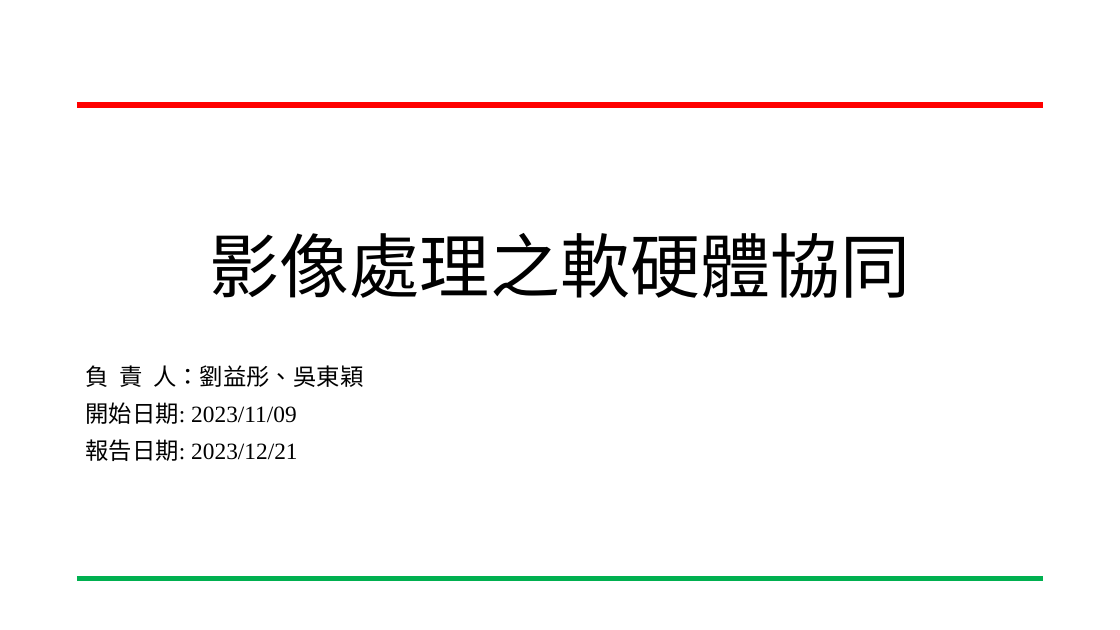
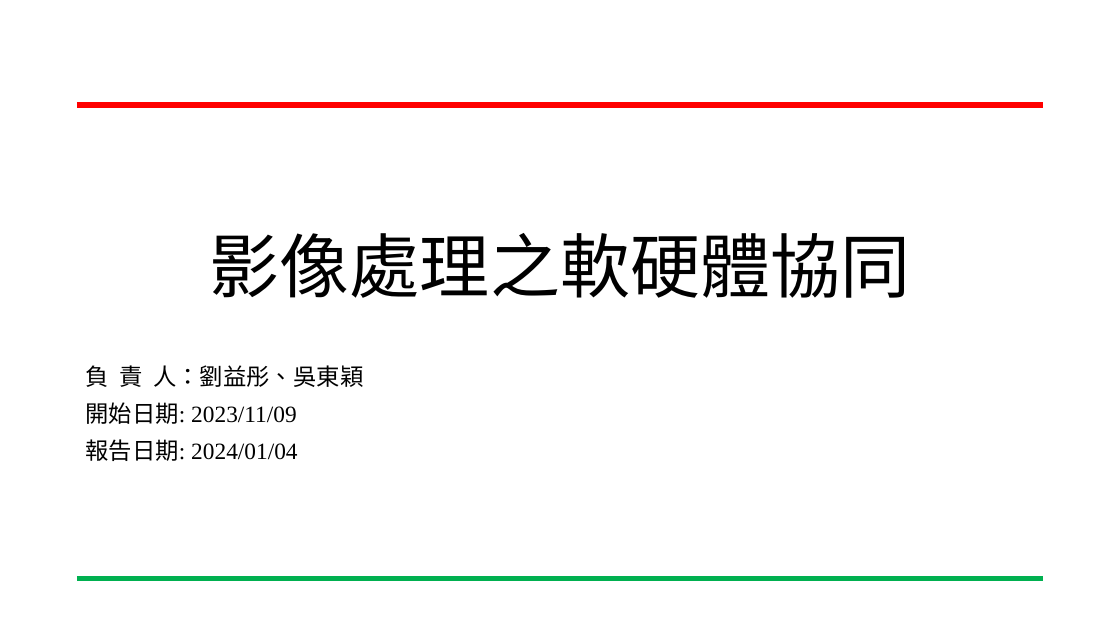
Before and after one commit to San-Zero/SOC_design_final_2023, a slide deck: slide 1 of documents/SOC_design_final.pptx. Drawn at 1120x630 pixels with LibreOffice and Linux fonts; fonts in the diff are those of the drawing; background and template pictures are left out. Boxes give left, top, right and bottom in pixels: in the first picture for what was removed or moved away, otherwise in the second. Text is boxed around its words. In the diff, an @@ line names an element or a change of style, - is before the commit and + after.

```diff
--- a/documents/SOC_design_final.pptx
+++ b/documents/SOC_design_final.pptx
@@ subtitle at (x1=85, y1=439, x2=297, y2=461): text changed @@
-報告日期: 2023/12/21
+報告日期: 2024/01/04
```
